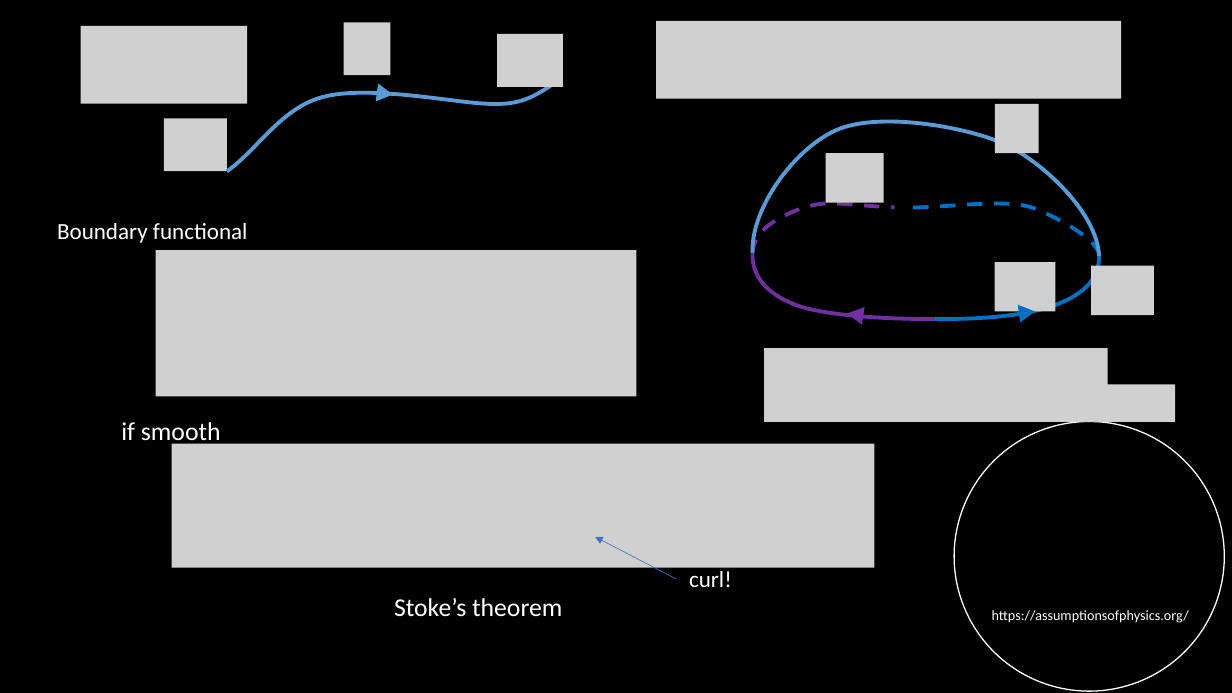
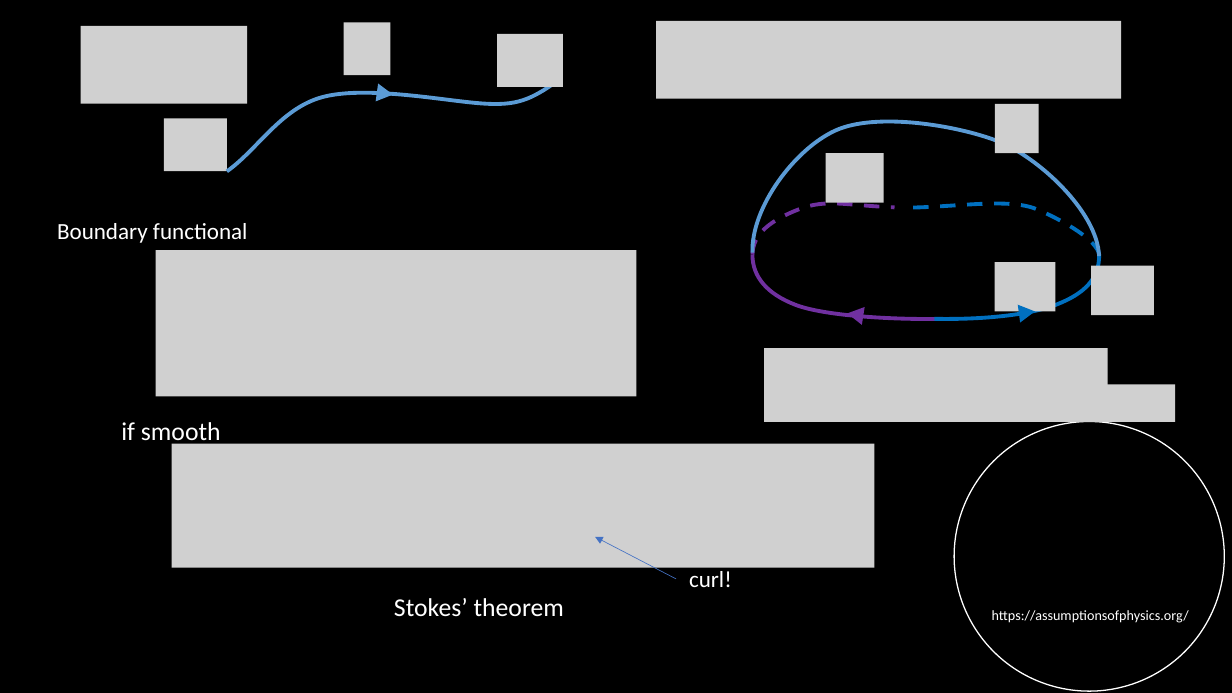
Before and after one commit to assumptionsofphysics/slides, a slide deck: slide 14 of 2025/20251201-VectorPotential.pptx. Drawn at 1232x693 pixels with LibreOffice and Linux fonts; fonts in the diff are those of the drawing; grey boxes stand for pictures; background and template pictures are left out. Boxes give left, top, right and bottom in pixels: in the first picture for what was removed or moved away, otherwise in the second. Text is boxed around its words. In the diff, an @@ line names an element or a change of style, - is before the commit and + after.

```diff
--- a/2025/20251201-VectorPotential.pptx
+++ b/2025/20251201-VectorPotential.pptx
@@ text at box(394, 598, 564, 616): text changed @@
-Stoke’s theorem
+Stokes’ theorem
```
Also in this commit, not shown: 15 other slides changed.
